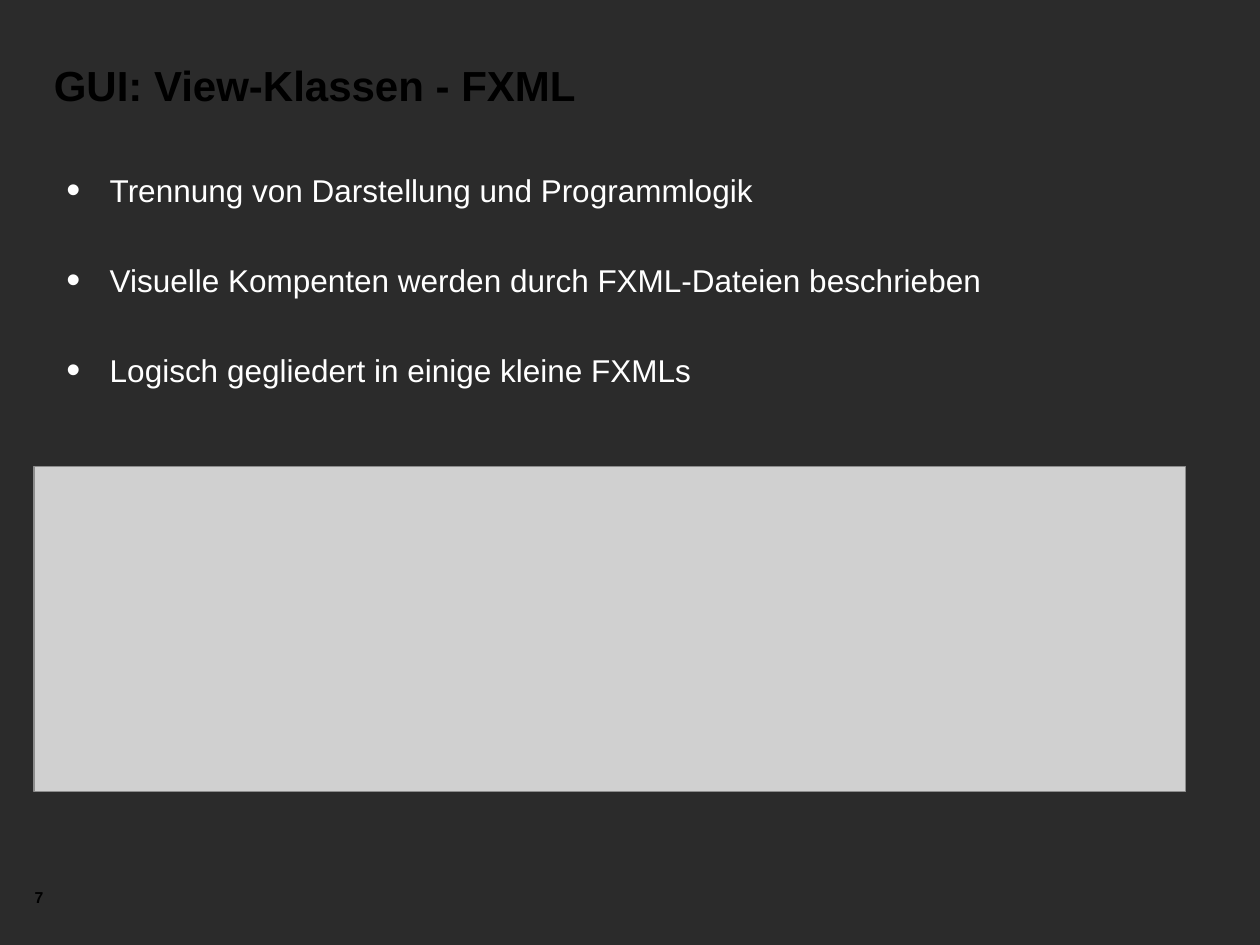
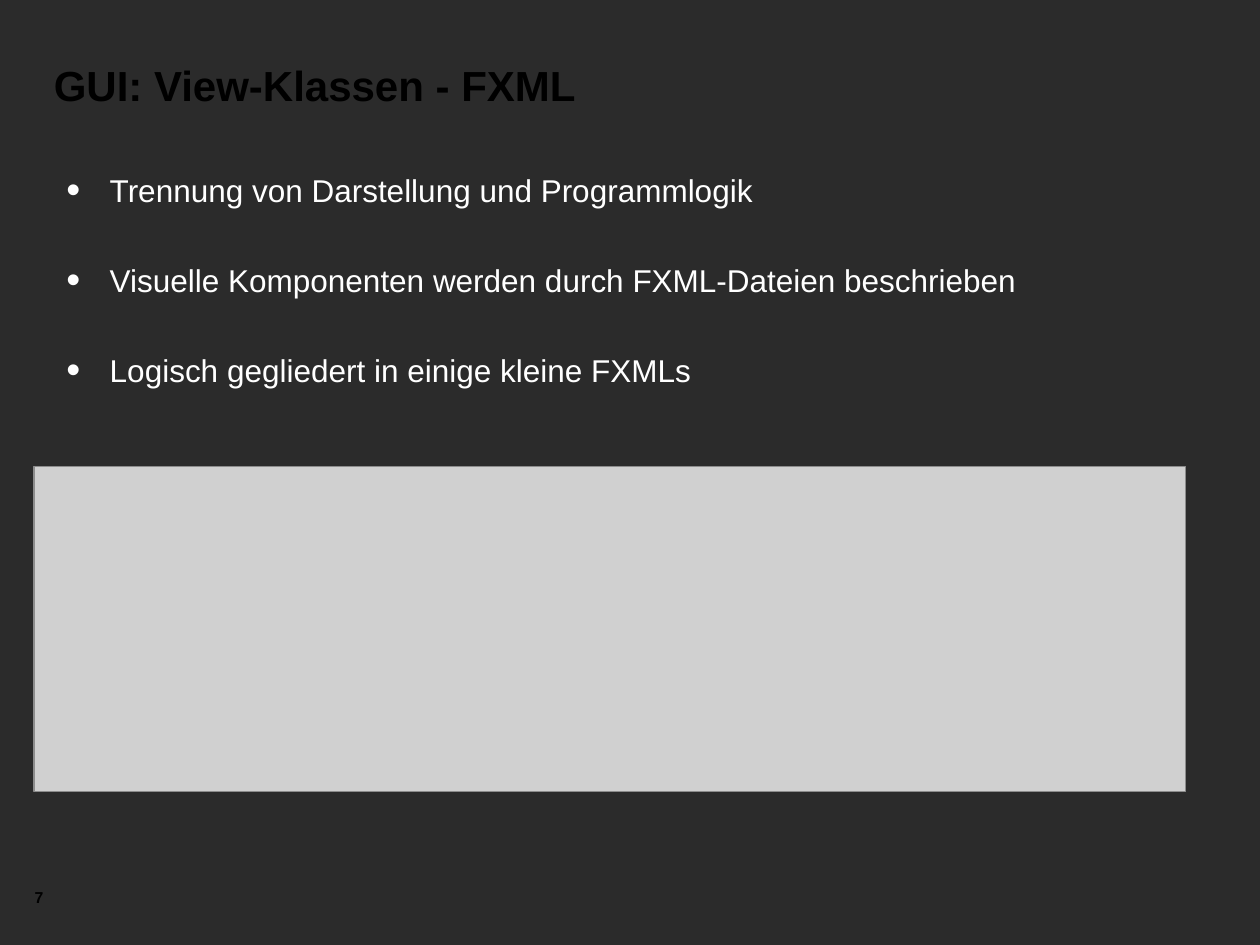
Before and after one commit to jaasmiin/twitterPSE, a slide deck: slide 7 of doc/implementierung/pres/pres.odp. Drawn at 1260x945 pixels with LibreOffice and Linux fonts; fonts in the diff are those of the drawing; grey boxes stand for pictures; background and template pictures are left out; a plain dark background stands for a picture behind light text. Boxes give left, top, right and bottom in pixels: in the first picture for what was removed or moved away, otherwise in the second. Text is boxed around its words. In the diff, an @@ line names an element or a change of style, - is before the commit and + after.

Commit message:
typo

```diff
--- a/doc/implementierung/pres/pres.odp
+++ b/doc/implementierung/pres/pres.odp
@@ text at <box>110,269,1016,298</box>: text changed @@
-• Visuelle Kompenten werden durch FXML-Dateien beschrieben
+• Visuelle Komponenten werden durch FXML-Dateien beschrieben
```
